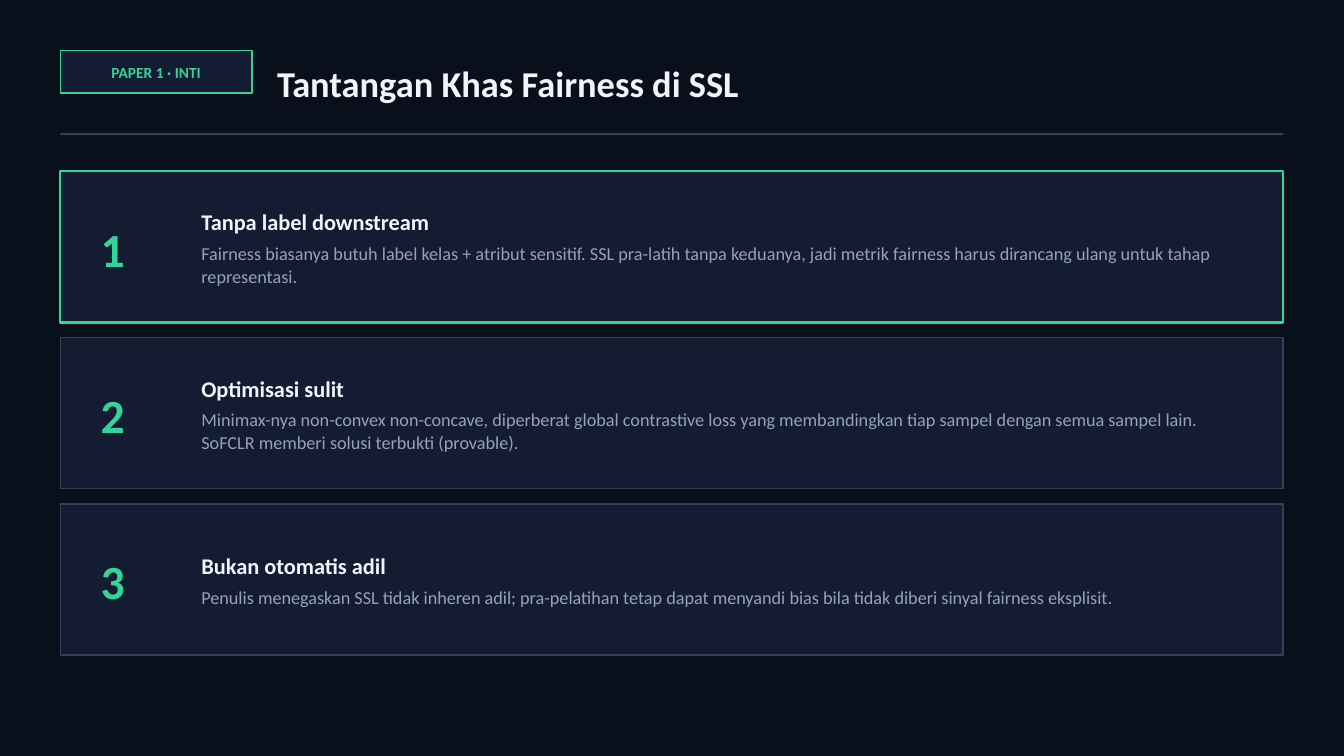
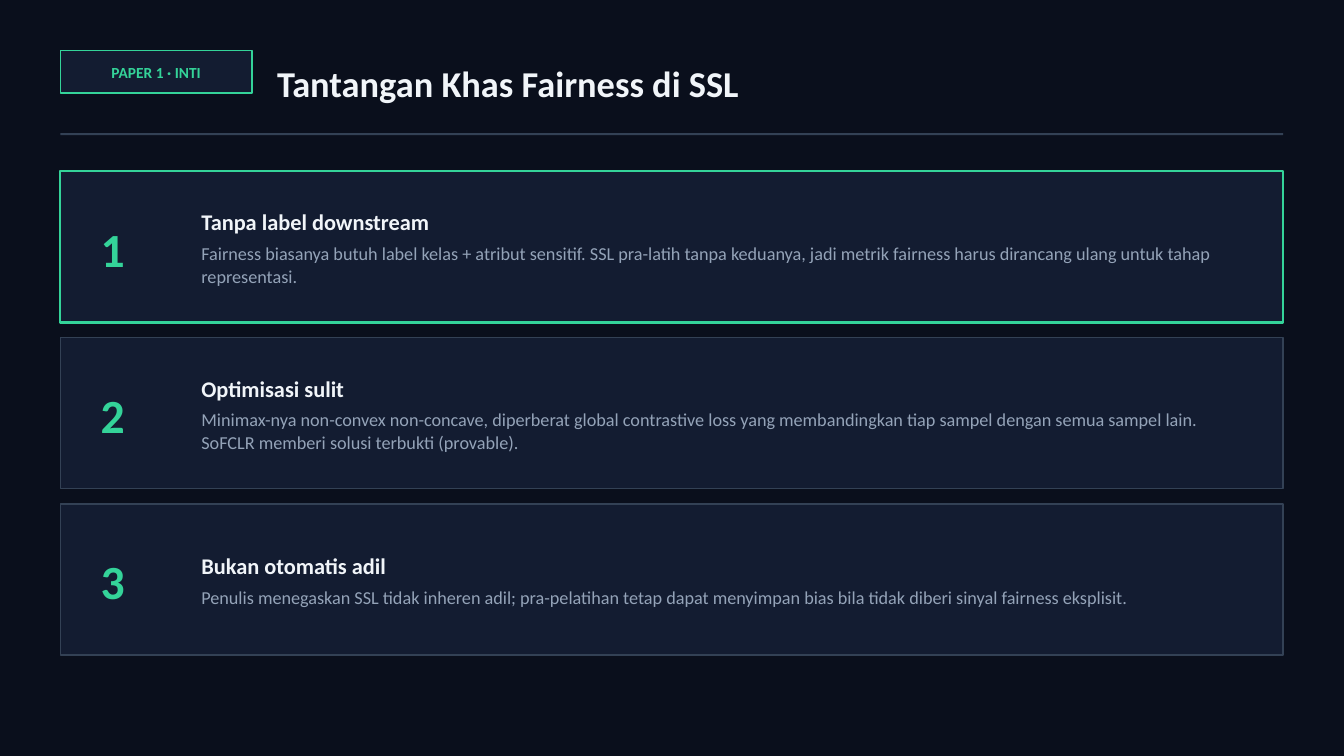
Before and after one commit to awangga/awangga.github.io, a slide deck: slide 8 of safe/metrics/SAFE-AI-Metrics.pptx (slide 7 before the commit). Drawn at 1344x756 pixels with LibreOffice and Linux fonts; fonts in the diff are those of the drawing. Boxes give left, top, right and bottom in pixels: in the first picture for what was removed or moved away, otherwise in the second. Text is boxed around its words. In the diff, an @@ line names an element or a change of style, - is before the commit and + after.

```diff
--- a/safe/metrics/SAFE-AI-Metrics.pptx
+++ b/safe/metrics/SAFE-AI-Metrics.pptx
@@ text at (x1=201, y1=591, x2=1127, y2=607): text changed @@
-Penulis menegaskan SSL tidak inheren adil; pra-pelatihan tetap dapat menyandi bias bila tidak diberi sinyal fairness eksplisit.
+Penulis menegaskan SSL tidak inheren adil; pra-pelatihan tetap dapat menyimpan bias bila tidak diberi sinyal fairness eksplisit.
```
Also in this commit, not shown: 1 other slide changed, 1 slide added, 1 other file.
